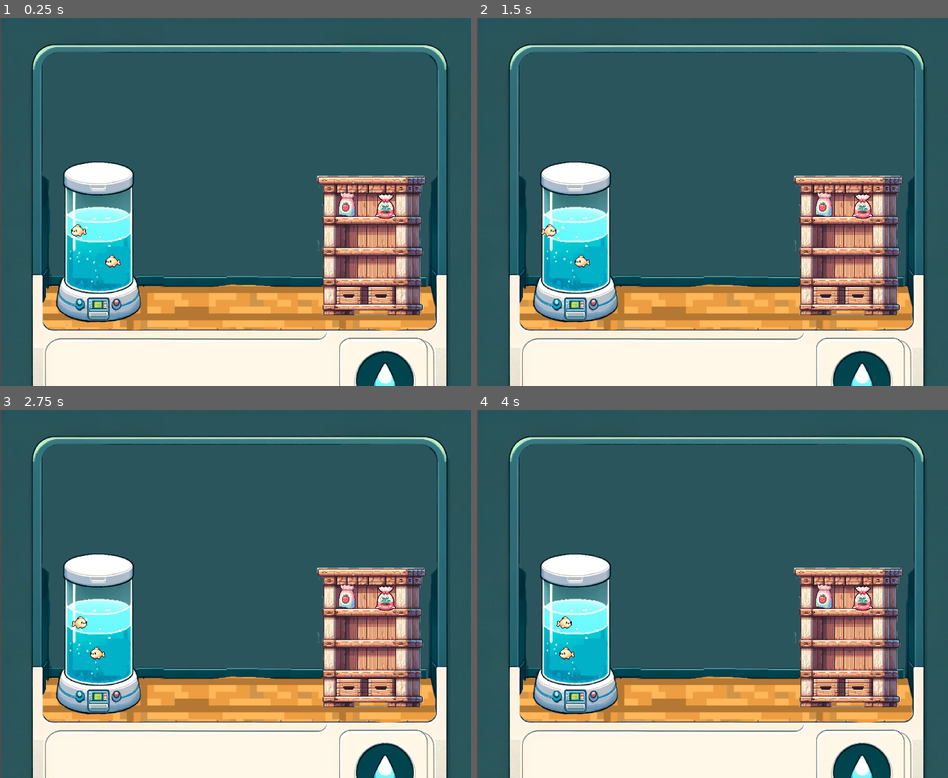
Above: before the commit, frames 1-4 (two rows, left to right).
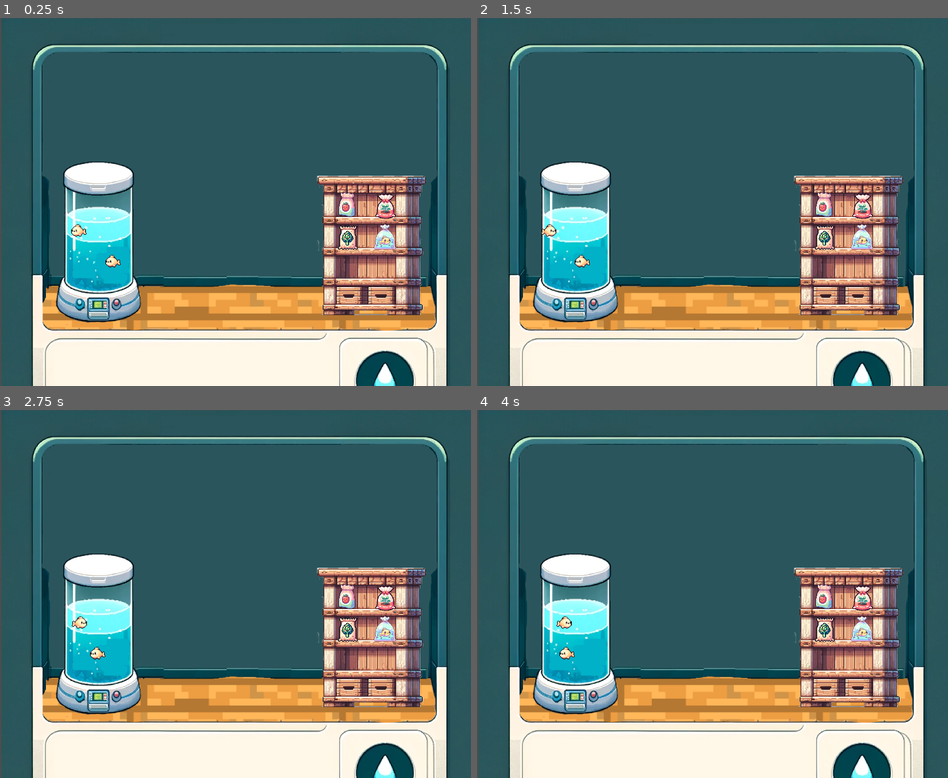
Above: after the commit, the same moments.

Repository: IkramKo/vertigrow
Game: Godot game, scene res://levels/farm.tscn
Same seed, same stepped clock (60 frames per second), same inputs: the game is played once before the commit and once after it.
Inputs:
- Up to frame 1 (0.25 s): no input
- Up to frame 2 (1.5 s): tap Enter at 1.25 s
- Up to frame 3 (2.75 s): no input
- Up to frame 4 (4 s): no input

The runs differ from the first frame. In frame 1, 0.5% of the frame differs, in the area x 71-85%, y 56-64%; in frame 2, 0.5%; in frame 3, 0.5%; in frame 4, 0.5%.

Commit message:
fish stuff

Diff:
--- a/game/levels/farm.tscn
+++ b/game/levels/farm.tscn
@@ -6,6 +6,8 @@
 [ext_resource type="PackedScene" uid="uid://djtq56ygvrbqv" path="res://objects_characters/background.tscn" id="4_7ghox"]
 [ext_resource type="PackedScene" uid="uid://bqot3skeg4r10" path="res://objects_characters/basil_seedbag.tscn" id="5_ooju2"]
 [ext_resource type="PackedScene" uid="uid://camsn3h07tinv" path="res://objects_characters/tomato_seedbag.tscn" id="6_31ubx"]
+[ext_resource type="PackedScene" uid="uid://5421bw6cbdbj" path="res://objects_characters/kale_seedbag.tscn" id="7_kkfxx"]
+[ext_resource type="PackedScene" uid="uid://dv0cwh1xgij7n" path="res://objects_characters/fish_bag.tscn" id="8_ck64m"]
 
 [node name="Farm" type="Node2D"]
 
@@ -30,3 +32,9 @@
 
 [node name="tomato_seedbag" parent="." instance=ExtResource("6_31ubx")]
 position = Vector2(1507, 812)
+
+[node name="kale_seedbag" parent="." instance=ExtResource("7_kkfxx")]
+position = Vector2(1511, 951)
+
+[node name="fish_bag" parent="." instance=ExtResource("8_ck64m")]
+position = Vector2(1673, 953)
--- /dev/null
+++ b/game/objects_characters/fish_bag.tscn
@@ -0,0 +1,19 @@
+[gd_scene load_steps=3 format=3 uid="uid://dv0cwh1xgij7n"]
+
+[ext_resource type="Texture2D" uid="uid://cw2s0y3tswvce" path="res://assets/fish_bag.png" id="1_baw5m"]
+
+[sub_resource type="CapsuleShape2D" id="CapsuleShape2D_vq3i5"]
+radius = 300.0
+height = 774.0
+
+[node name="fish_bag" type="Node2D"]
+scale = Vector2(0.15, 0.15)
+
+[node name="StaticBody2D" type="StaticBody2D" parent="."]
+
+[node name="Sprite2D" type="Sprite2D" parent="StaticBody2D"]
+texture = ExtResource("1_baw5m")
+
+[node name="CollisionShape2D" type="CollisionShape2D" parent="StaticBody2D"]
+position = Vector2(0, 38)
+shape = SubResource("CapsuleShape2D_vq3i5")
--- /dev/null
+++ b/game/objects_characters/gardening_shovel.tscn
@@ -0,0 +1,17 @@
+[gd_scene load_steps=3 format=3 uid="uid://drgjd4n7k6o6f"]
+
+[ext_resource type="Texture2D" uid="uid://rsllyoj3p13a" path="res://assets/shovel.png" id="1_g7a2l"]
+
+[sub_resource type="RectangleShape2D" id="RectangleShape2D_krxr3"]
+size = Vector2(742, 787.5)
+
+[node name="gardening_shovel" type="Node2D"]
+
+[node name="StaticBody2D" type="StaticBody2D" parent="."]
+
+[node name="Sprite2D" type="Sprite2D" parent="StaticBody2D"]
+texture = ExtResource("1_g7a2l")
+
+[node name="CollisionShape2D" type="CollisionShape2D" parent="StaticBody2D"]
+position = Vector2(16, -0.75)
+shape = SubResource("RectangleShape2D_krxr3")
--- /dev/null
+++ b/game/objects_characters/kale_seedbag.tscn
@@ -0,0 +1,18 @@
+[gd_scene load_steps=3 format=3 uid="uid://5421bw6cbdbj"]
+
+[ext_resource type="Texture2D" uid="uid://d3w4c85nvpbwe" path="res://assets/kale_seedbag.png" id="1_oom1s"]
+
+[sub_resource type="RectangleShape2D" id="RectangleShape2D_8dnph"]
+size = Vector2(496, 680)
+
+[node name="kale_seedbag" type="Node2D"]
+scale = Vector2(0.15, 0.15)
+
+[node name="StaticBody2D" type="StaticBody2D" parent="."]
+
+[node name="Sprite2D" type="Sprite2D" parent="StaticBody2D"]
+texture = ExtResource("1_oom1s")
+
+[node name="CollisionShape2D" type="CollisionShape2D" parent="StaticBody2D"]
+position = Vector2(8, 33)
+shape = SubResource("RectangleShape2D_8dnph")
Binary file added: game/assets/fish_bag.png
Not shown, added: game/assets/fish_bag.png.import
Not shown: 1 places in game/levels/farm.tscn that only renumber resources
